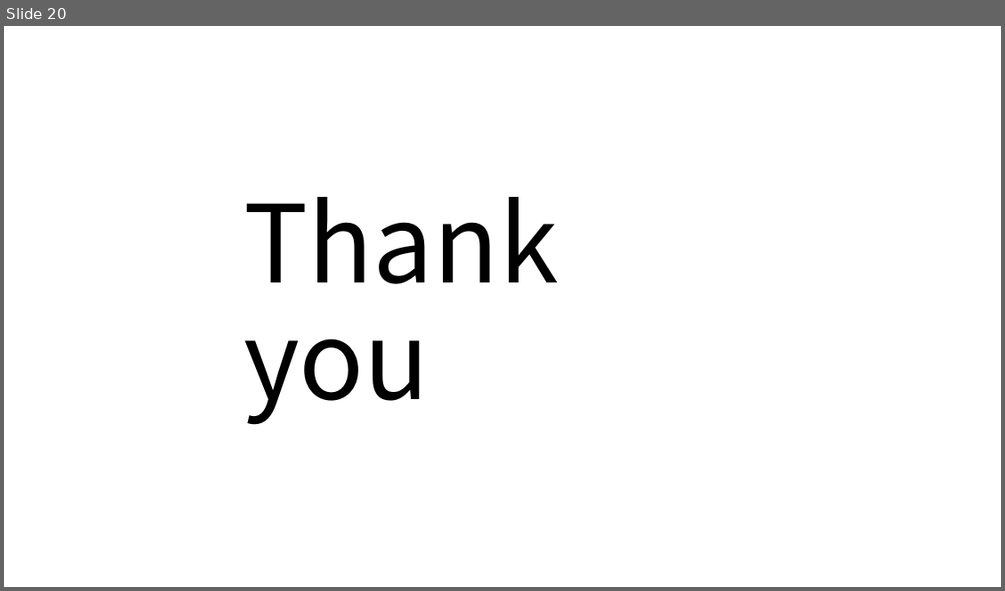
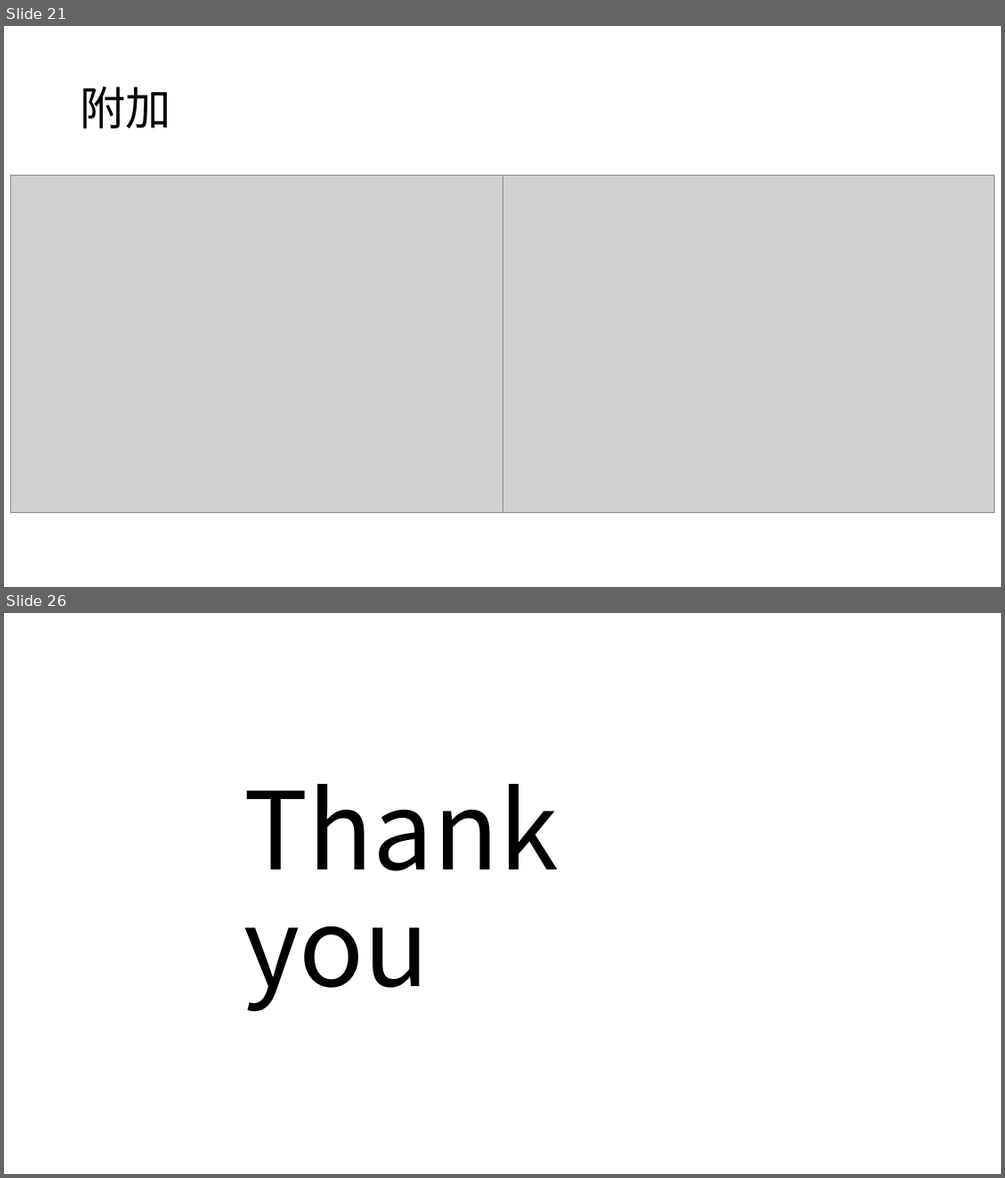
Before and after one commit to tureful/tureful.github.io, a slide deck: summary.pptx. Shown one above the other, each under a label of ours: slide 20 before the commit, slides 21 and 26 after it; the slides between them are not shown. The pictures are 1005x591 and 1005x1178 pixels, drawn with LibreOffice and Linux fonts; fonts in the diff are those of the drawing; grey boxes stand for pictures. Boxes give left, top, right and bottom in pixels: in the first picture for what was removed or moved away, otherwise in the second. Text is boxed around its words. In the diff, an @@ line names an element or a change of style, - is before the commit and + after.

```diff
--- a/summary.pptx
+++ b/summary.pptx
@@ slide 21 added at (x1=4, y1=26, x2=1001, y2=587), background #FFFFFF @@
@@ title added at (x1=80, y1=87, x2=171, y2=128), 44 pt, text #000000 @@
+附加
@@ picture added at (x1=11, y1=176, x2=502, y2=512) @@
@@ text added at (x1=98, y1=174, x2=156, y2=176), 28 pt, text #000000 @@
+• 结果
@@ picture added at (x1=502, y1=176, x2=995, y2=512) @@
@@ what was slide 20 is now slide 26 @@
```
Also in this commit, not shown: 3 slides changed, 6 other slides added, 1 slide removed, 1 other file.
